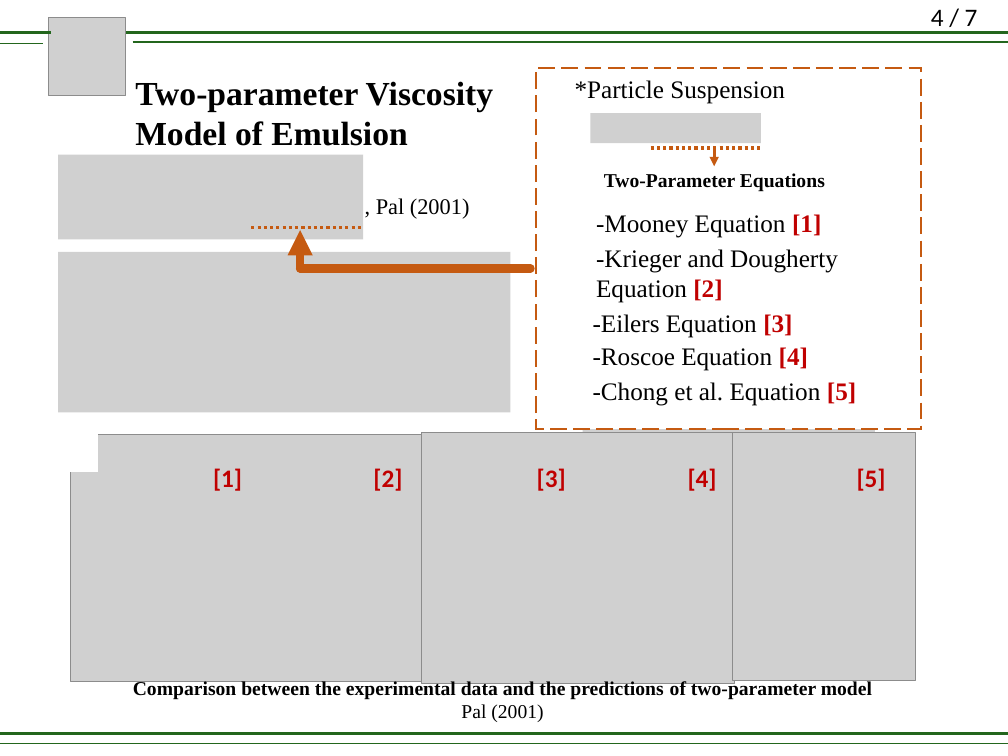
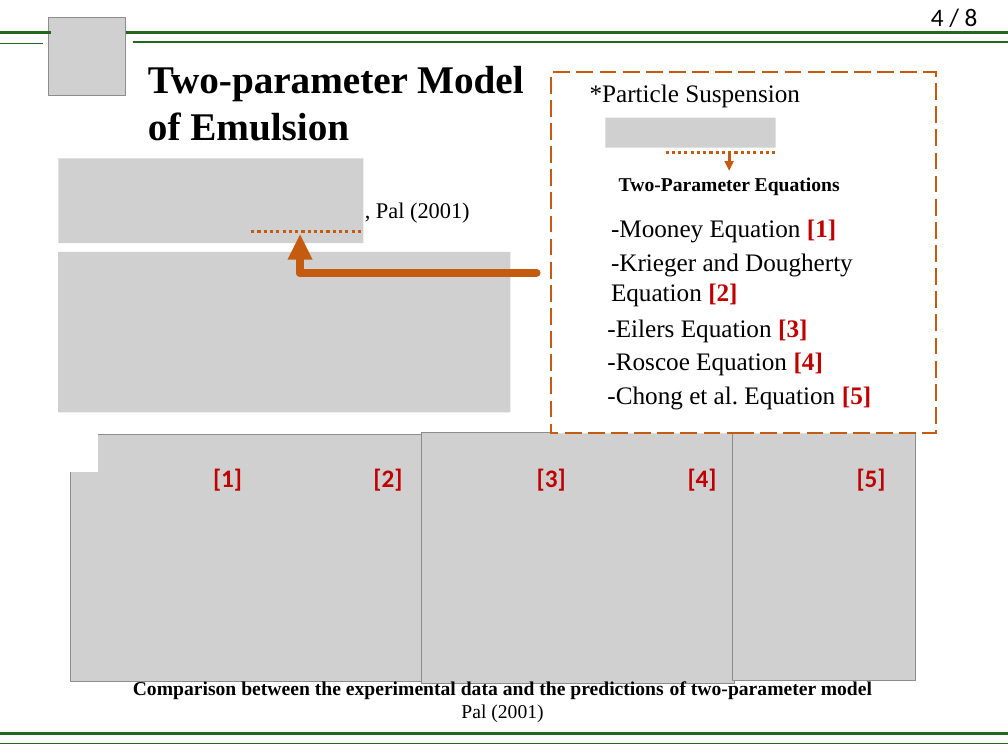
Before and after one commit to lirifuzui/UVPReader, a slide deck: slide 4 of RM_01.pptx. Drawn at 1008x756 pixels with LibreOffice and Linux fonts; fonts in the diff are those of the drawing; grey boxes stand for pictures. Boxes give left, top, right and bottom in pixels: in the first picture for what was removed or moved away, otherwise in the second. Text is boxed around its words. In the diff, an @@ line names an element or a change of style, - is before the commit and + after.

```diff
--- a/RM_01.pptx
+++ b/RM_01.pptx
@@ page number at [931, 8, 978, 32]: text changed @@
-4 / 7
+4 / 8
@@ text at [148, 65, 524, 141]: text changed; size 24 to 28 pt @@
-Two-parameter Viscosity Model of Emulsion
+Two-parameter Model of Emulsion
@@ 7 texts, 1 picture, 1 arrow, 1 line, 1 rectangle: place and size @@
-7 texts, 1 picture, 1 arrow, 1 line, 1 rectangle at [536, 68, 920, 428]
+7 texts, 1 picture, 1 arrow, 1 line, 1 rectangle at [551, 73, 935, 433]
@@ 1 text, 1 picture, 1 line, 1 arrow: place and size @@
-1 text, 1 picture, 1 line, 1 arrow at [58, 154, 470, 268]
+1 text, 1 picture, 1 line, 1 arrow at [58, 158, 470, 273]
@@ line moved from (300, 268) - (530, 268) to (300, 273) - (536, 273) @@
@@ picture removed at [583, 343, 875, 516] @@
```
Also in this commit, not shown: 6 other slides changed, 1 slide added, 1 other file.
